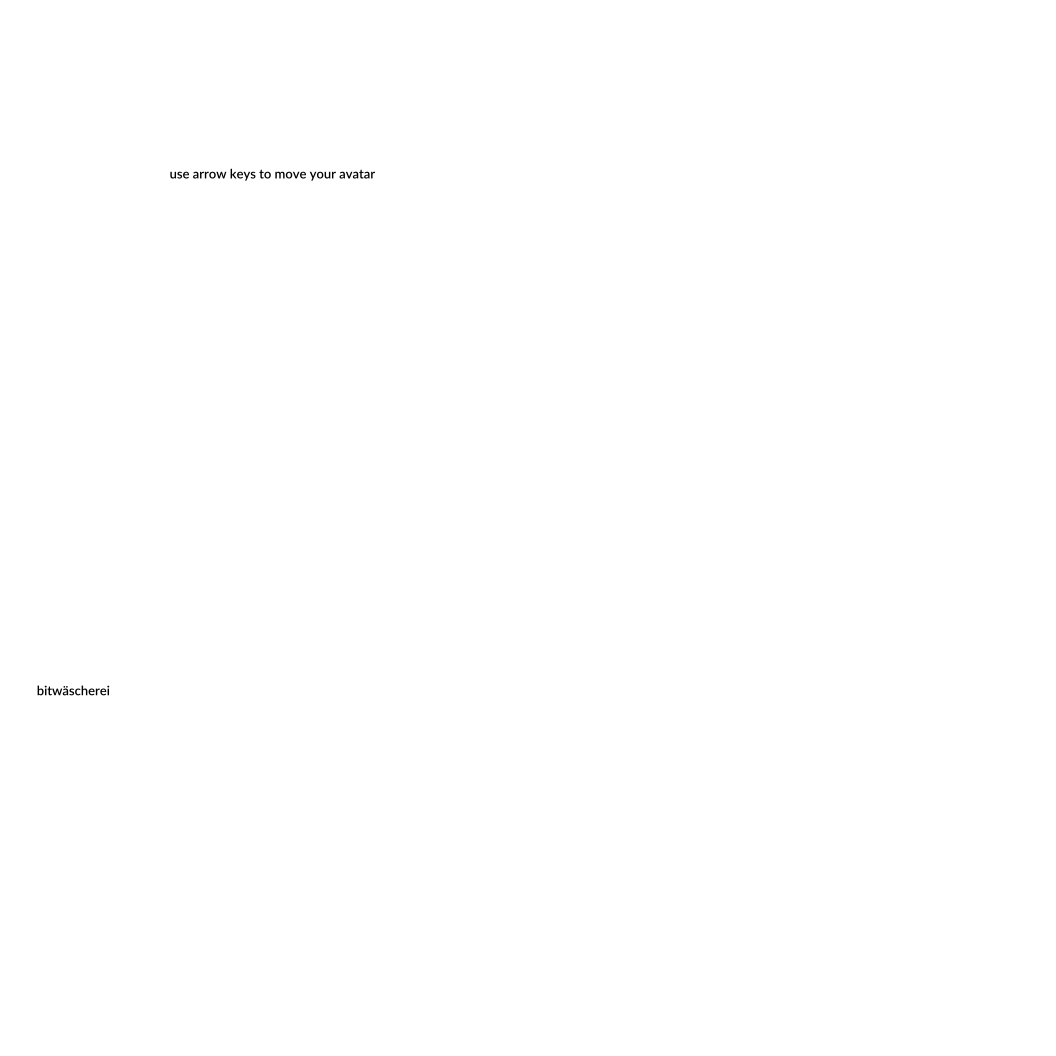
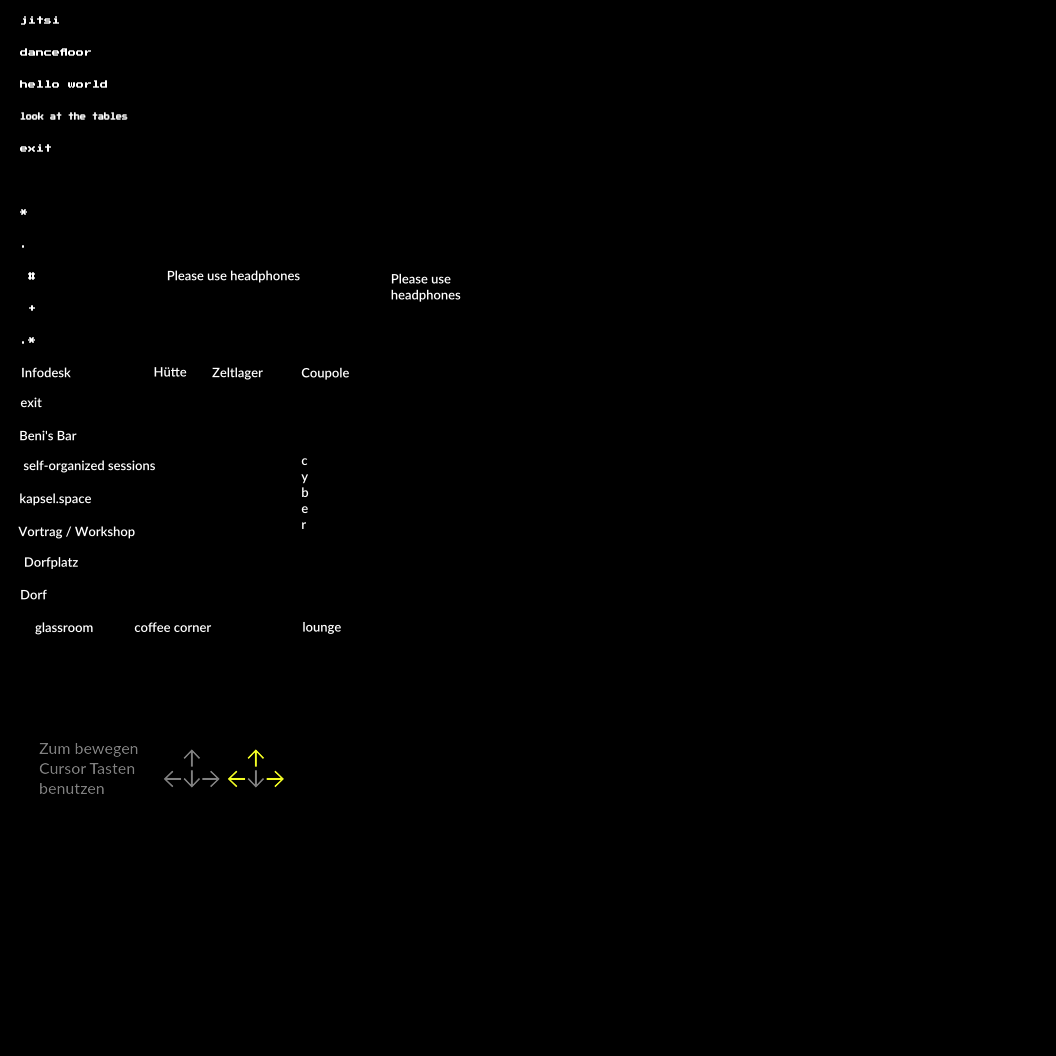
Layers edited between the first and the second (1056, 1056) image:
painted on "Layer 1" over left=0, top=0, right=1056, bottom=1056
showed "Layer 2", painted on it over left=0, top=0, right=1056, bottom=1056
